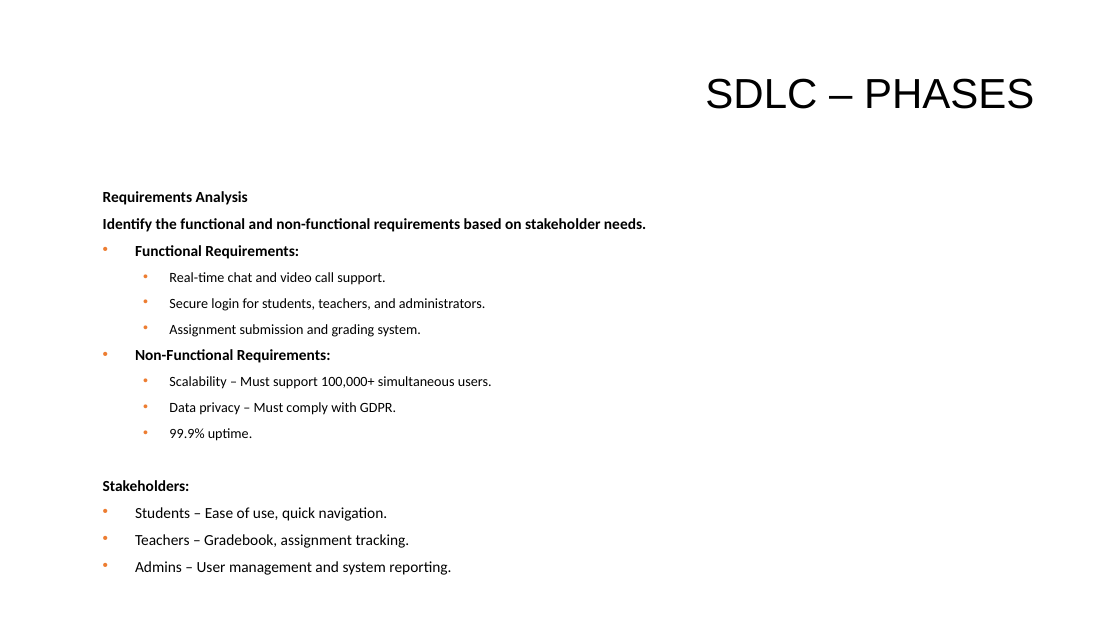
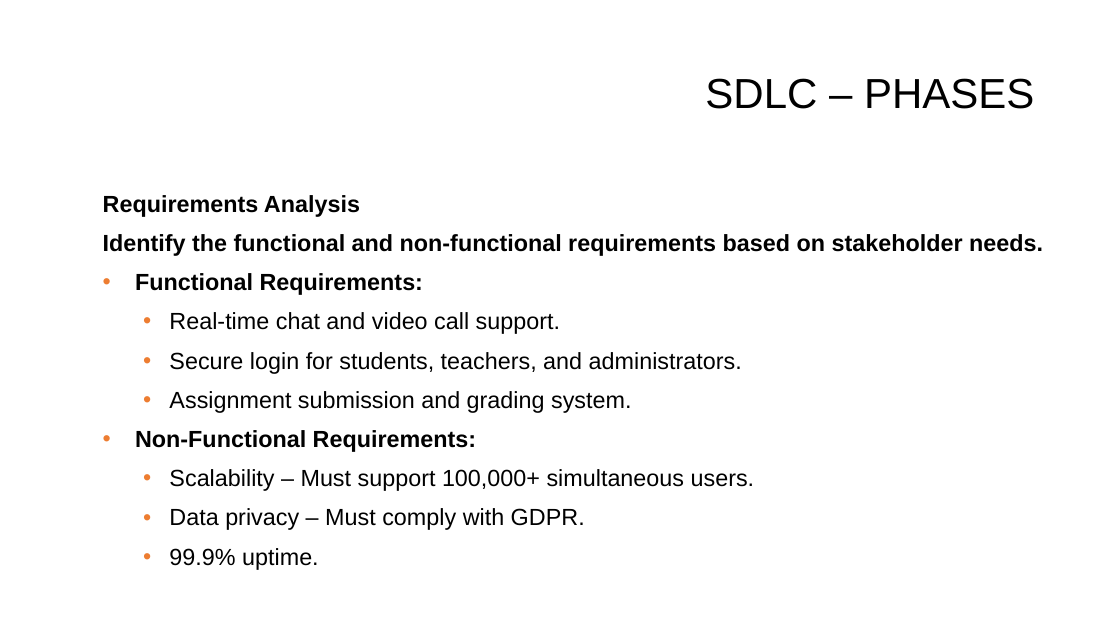
Before and after one commit to dinoDuvnjak/CTK, a slide deck: slide 6 of SHIFT4IT/SDLC/SDLC.pptx (slide 4 before the commit). Drawn at 1120x630 pixels with LibreOffice and Linux fonts; fonts in the diff are those of the drawing; background and template pictures are left out. Boxes give left, top, right and bottom in pixels: in the first picture for what was removed or moved away, otherwise in the second. Text is boxed around its words. In the diff, an @@ line names an element or a change of style, - is before the commit and + after.

```diff
--- a/SHIFT4IT/SDLC/SDLC.pptx
+++ b/SHIFT4IT/SDLC/SDLC.pptx
@@ text "Requirements Analysis" at bbox=[103, 195, 1043, 570]: size 13.2 to 20 pt in "Requirements Analysis", "Identify the functional and non-functional requirements base ...", "Functional Requirements:", "Non-Functional Requirements:"; font Calibri to Arial; size 12.1 to 20 pt in "Real-time chat and video call support.", "Secure login for students, teachers, and administrators.", "Assignment submission and grading system.", "Scalability – Must support 100,000+ simultaneous users." and 2 more places; line spacing 0.7 to 0.9 @@
@@ text at bbox=[103, 480, 451, 575]: paragraphs removed @@
-Stakeholders:
-• Students – Ease of use, quick navigation.
-• Teachers – Gradebook, assignment tracking.
-• Admins – User management and system reporting.
```
Also in this commit, not shown: 9 other slides changed, 5 slides added, 2 other files.
